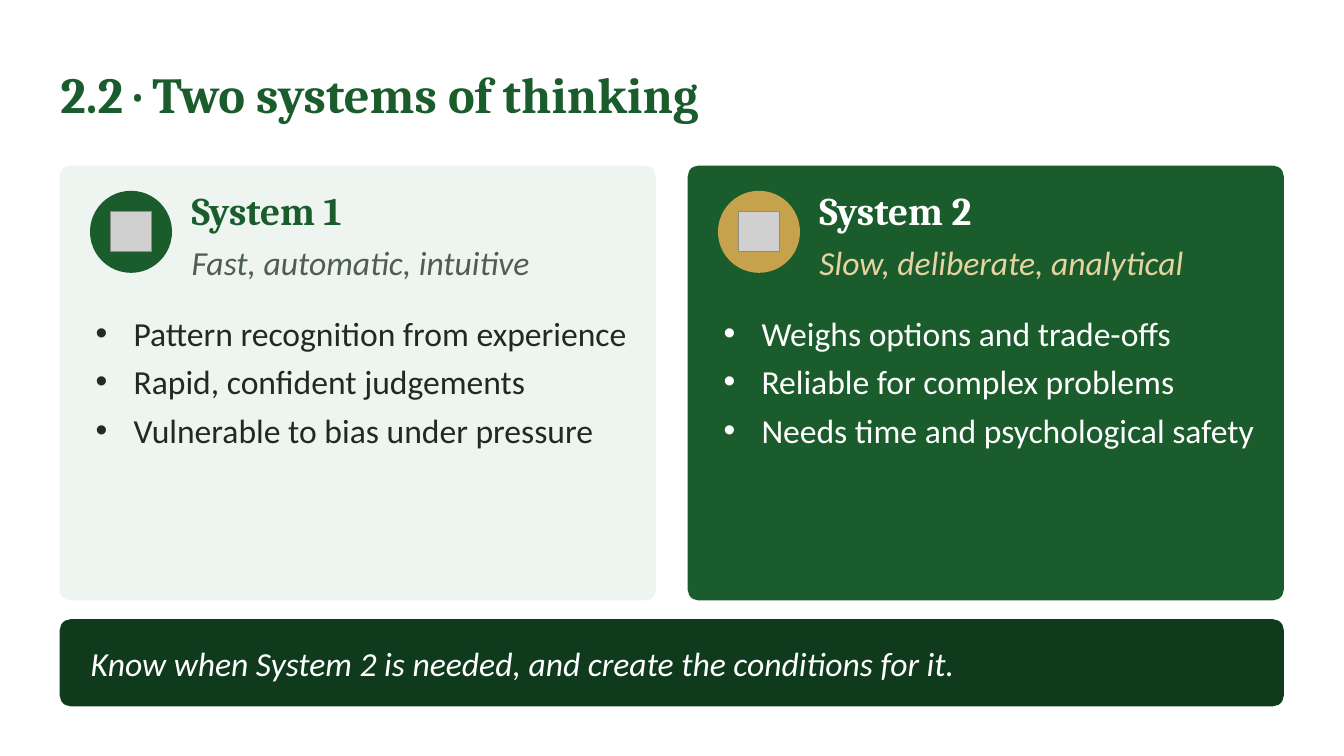
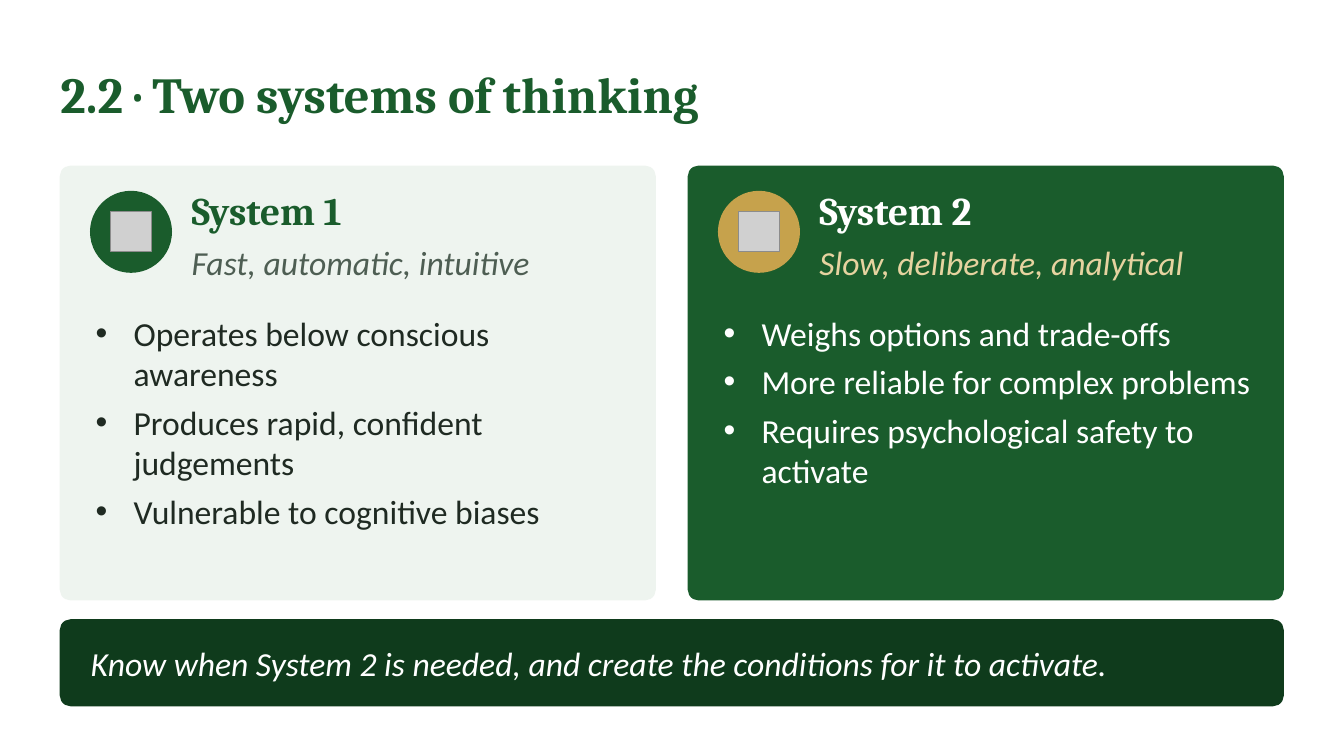
Before and after one commit to IBSL26/ibsl-platform, a slide deck: slide 11 of Unit decks/Unit 01 - Behavioural Strategy Fundamentals.pptx. Drawn at 1344x756 pixels with LibreOffice and Linux fonts; fonts in the diff are those of the drawing; grey boxes stand for pictures. Boxes give left, top, right and bottom in pixels: in the first picture for what was removed or moved away, otherwise in the second. Text is boxed around its words. In the diff, an @@ line names an element or a change of style, - is before the commit and + after.

```diff
--- a/Unit decks/Unit 01 - Behavioural Strategy Fundamentals.pptx
+++ b/Unit decks/Unit 01 - Behavioural Strategy Fundamentals.pptx
@@ text at box(134, 322, 539, 530): text changed @@
-• Pattern recognition from experience
-• Rapid, confident judgements
-• Vulnerable to bias under pressure
+• Operates below conscious awareness
+• Produces rapid, confident judgements
+• Vulnerable to cognitive biases
@@ text at box(762, 370, 1250, 484): text changed @@
-• Reliable for complex problems
-• Needs time and psychological safety
+• More reliable for complex problems
+• Requires psychological safety to activate
@@ text at box(91, 652, 1107, 682): text changed @@
-Know when System 2 is needed, and create the conditions for it.
+Know when System 2 is needed, and create the conditions for it to activate.
```
Also in this commit, not shown: 29 other slides changed, 5 slides added, 4 other files.
